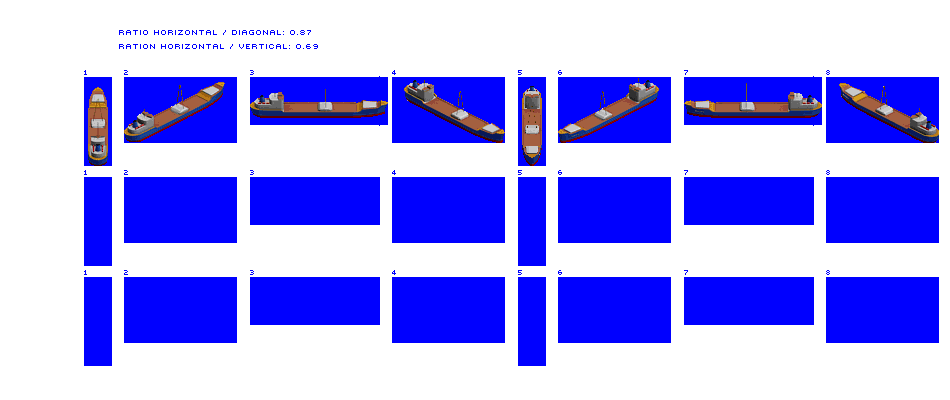
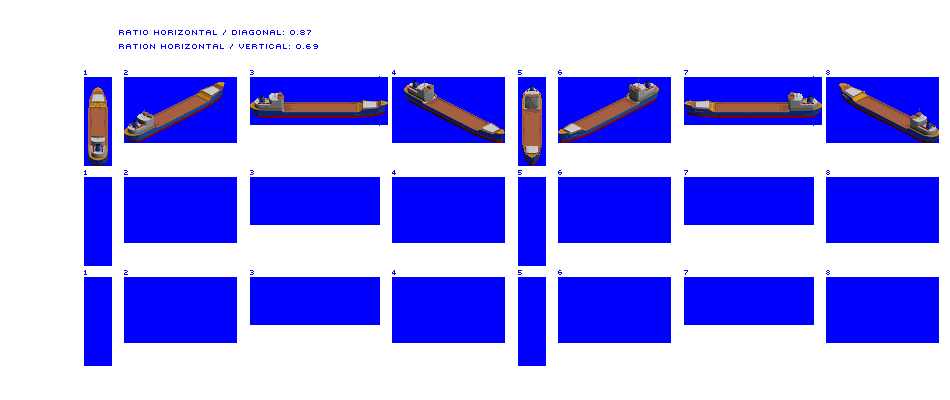
Revision of a layered 950 × 400 image; what changed, layer by layer:
painted on "Large Coaster" over [88, 82, 936, 166]
